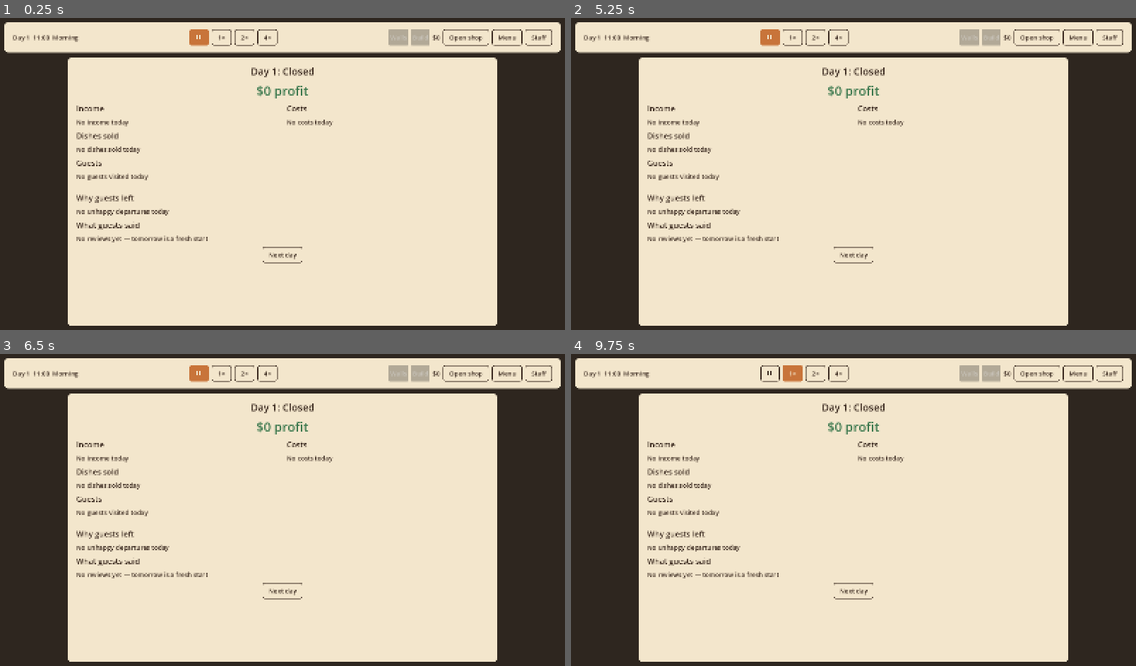
Above: before the commit, frames 1-4 (two rows, left to right).
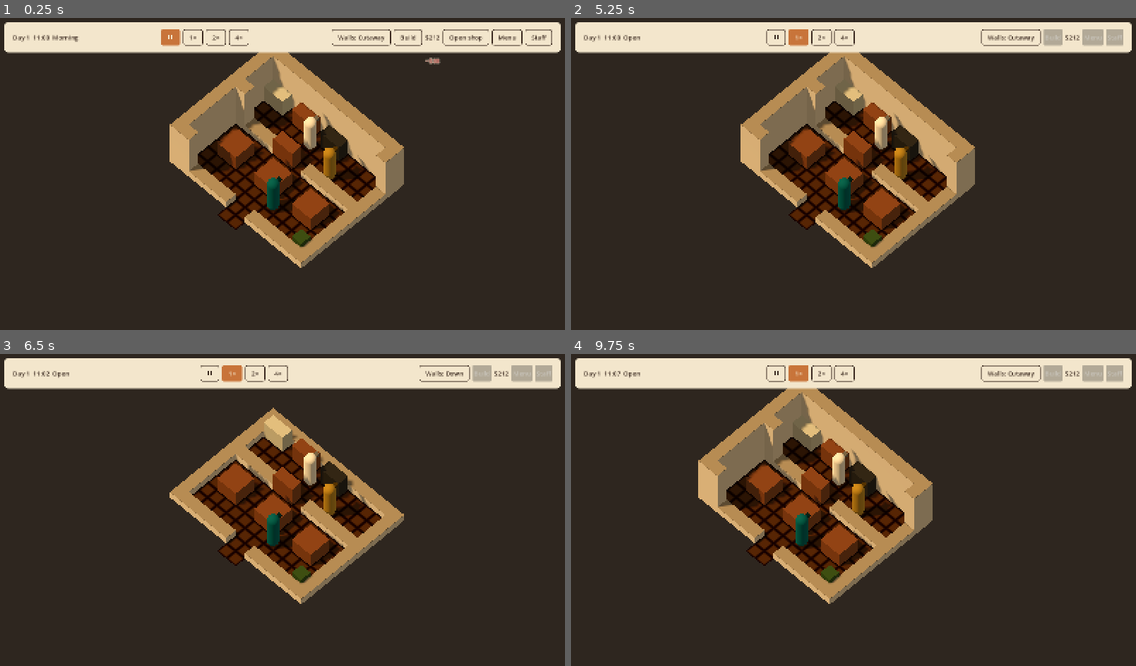
Above: after the commit, the same moments.

Repository: jaredbahr/foolskitchen
Game: Godot game, scene res://src/world/main.tscn
Two runs of this game, one before a commit and one after it. Both use one fixed random seed, a clock stepped at 60 frames per second and the inputs below.
Inputs (mouse positions are in pixels of both pictures, inside the frame that each line leads up to; where the layout moved, square brackets give the same spot in the first picture):
- Up to frame 1 (0.25 s): no input
- Up to frame 2 (5.25 s): click (853, 255) at 0.5 s, where only the run before the commit has a clickable "Next day"; click (853, 255) at 1.25 s, where only the run before the commit has a clickable "Next day"; click (740, 36) [768, 36] at 2 s; click "1×" at 2.75 s; click "2×" at 3.5 s; click "4×" at 4.25 s; click "Open shop" at 5 s
- Up to frame 3 (6.5 s): click (440, 372) at 5.75 s, where only the run after the commit has a clickable "Walls: Cutaway"
- Up to frame 4 (9.75 s): click (1017, 372) at 6.5 s, where only the run after the commit has a clickable "Walls: Down"; click (1017, 372) at 7.25 s, where only the run after the commit has a clickable "Walls: Up"; click (1107, 372) at 8 s, where only the run before the commit has a clickable "Staff"; click (1079, 372) at 8.75 s, where only the run before the commit has a clickable "Menu"; tap Enter at 9.5 s; move the mouse to (977, 497) at 9.52 s; hold D from 9.53 s (still down); hold 1 (speed_1) from 9.53 s (still down); click (977, 497) at 9.67 s

The runs differ from the first frame. In frame 1, 67% of the frame differs, in the area x 12-88%, y 3-99%; in frame 2, 67%, in the area x 9-98%, y 3-99%; in frame 3, 67%; in frame 4, 67%.
Error before the commit: Parse Error: Expected function name after "func". (res://src/sim/staff/staff_catalogue.gd:10)

Commit message:
Avoid reserved trait identifiers in staff classes

Diff:
--- a/src/sim/restaurant/restaurant_sim.gd
+++ b/src/sim/restaurant/restaurant_sim.gd
@@ -75,7 +75,7 @@
 	for member: StaffMember in people:
 		if member == null or member.id.is_empty() or by_id.has(member.id) \
 				or not [&"cook", &"server"].has(member.role) or not staff_spawns.has(member.role) \
-				or catalogue.trait(member.trait_id) == null or member.skill < 1 or member.skill > 5 or member.wage < 0:
+				or catalogue.find_trait(member.trait_id) == null or member.skill < 1 or member.skill > 5 or member.wage < 0:
 			return false
 		by_id[member.id] = member
 		roles.append(member.role)
@@ -90,13 +90,13 @@
 			world.remove_agent(employee)
 		else:
 			var member: StaffMember = by_id[employee.member_id]
-			employee.configure_member(member, catalogue.trait(member.trait_id))
+			employee.configure_member(member, catalogue.find_trait(member.trait_id))
 			retained[employee.member_id] = true
 	for member: StaffMember in people:
 		if retained.has(member.id):
 			continue
 		var employee: StaffAgent = StaffAgent.new(member.role, member.skill)
-		employee.configure_member(member, catalogue.trait(member.trait_id))
+		employee.configure_member(member, catalogue.find_trait(member.trait_id))
 		employee.cell = staff_spawns[member.role]
 		world.add_agent(employee)
 	return true
--- a/src/sim/staff/staff_catalogue.gd
+++ b/src/sim/staff/staff_catalogue.gd
@@ -7,7 +7,7 @@
 @export var candidate_names: PackedStringArray = []
 
 
-func trait(id: StringName) -> StaffTrait:
+func find_trait(id: StringName) -> StaffTrait:
 	for definition: StaffTrait in traits:
 		if definition.id == id:
 			return definition
--- a/src/sim/staff/staff_member.gd
+++ b/src/sim/staff/staff_member.gd
@@ -37,7 +37,7 @@
 	member.skill = int(row["skill"])
 	member.wage = int(row["wage"])
 	member.trait_id = StringName(row["trait"])
-	if not [&"cook", &"server"].has(member.role) or catalogue.trait(member.trait_id) == null:
+	if not [&"cook", &"server"].has(member.role) or catalogue.find_trait(member.trait_id) == null:
 		return null
 	return member
 
--- a/src/ui/staff_panel.gd
+++ b/src/ui/staff_panel.gd
@@ -93,10 +93,10 @@
 	button.mouse_filter = Control.MOUSE_FILTER_STOP
 	button.pressed.connect(_on_request.bind(member.id, candidate))
 	top.add_child(button)
-	var trait: StaffTrait = _roster.catalogue.trait(member.trait_id)
+	var trait_def: StaffTrait = _roster.catalogue.find_trait(member.trait_id)
 	var detail: Label = Label.new()
 	detail.name = "Trait"
-	detail.text = "%s: %s" % [trait.display_name, trait.description]
+	detail.text = "%s: %s" % [trait_def.display_name, trait_def.description]
 	detail.autowrap_mode = TextServer.AUTOWRAP_WORD_SMART
 	detail.mouse_filter = Control.MOUSE_FILTER_IGNORE
 	row.add_child(detail)
--- a/tests/sim/test_staff_roster.gd
+++ b/tests/sim/test_staff_roster.gd
@@ -43,7 +43,7 @@
 			assert_true(member.role == &"cook" or member.role == &"server")
 			assert_true(member.skill >= 1 and member.skill <= 5)
 			assert_true(CATALOGUE.candidate_names.has(member.display_name))
-			assert_not_null(CATALOGUE.trait(member.trait_id))
+			assert_not_null(CATALOGUE.find_trait(member.trait_id))
 			assert_eq(member.wage, TUNING.staff_wage(member.role, member.skill))
 		var copy: StaffMember = first.candidates()[0]
 		copy.display_name = "Only a copy"
--- a/tests/sim/test_staff_traits.gd
+++ b/tests/sim/test_staff_traits.gd
@@ -61,10 +61,10 @@
 	var staff: StaffAgent = StaffAgent.new(&"cook", 3)
 	staff.move_speed = 0.4
 	for refresh: int in range(10):
-		staff.configure_member(member, CATALOGUE.trait(&"quick"))
+		staff.configure_member(member, CATALOGUE.find_trait(&"quick"))
 	assert_almost_eq(staff.move_speed, 0.4 * 1.15)
 	member.trait_id = &"steady"
-	staff.configure_member(member, CATALOGUE.trait(&"steady"))
+	staff.configure_member(member, CATALOGUE.find_trait(&"steady"))
 	assert_almost_eq(staff.move_speed, 0.4)
 	assert_almost_eq(staff.cook_quality_bonus, 0.0)
 	assert_almost_eq(staff.food_patience_multiplier, 1.0)
@@ -179,7 +179,7 @@
 func _employee(id: StringName, role: StringName, trait_id: StringName) -> StaffAgent:
 	var member: StaffMember = _member(id, role, trait_id)
 	var staff: StaffAgent = StaffAgent.new(role, member.skill)
-	staff.configure_member(member, CATALOGUE.trait(trait_id))
+	staff.configure_member(member, CATALOGUE.find_trait(trait_id))
 	return staff
 
 
--- a/tools/screenshot.gd
+++ b/tools/screenshot.gd
@@ -526,7 +526,7 @@
 	for person: Dictionary in members + candidates:
 		var row: Dictionary = rows.get(person["id"], {})
 		var title: String = row.get("name_and_wage", "")
-		var definition: StaffTrait = StaffRoster.CATALOGUE.trait(StringName(person["trait"]))
+		var definition: StaffTrait = StaffRoster.CATALOGUE.find_trait(StringName(person["trait"]))
 		var action: String = "Let go" if members.has(person) else "Hire"
 		if row.get("visible_in_tree") != true or not title.contains(person["name"]) \
 				or not title.contains("skill %d" % int(person["skill"])) \
